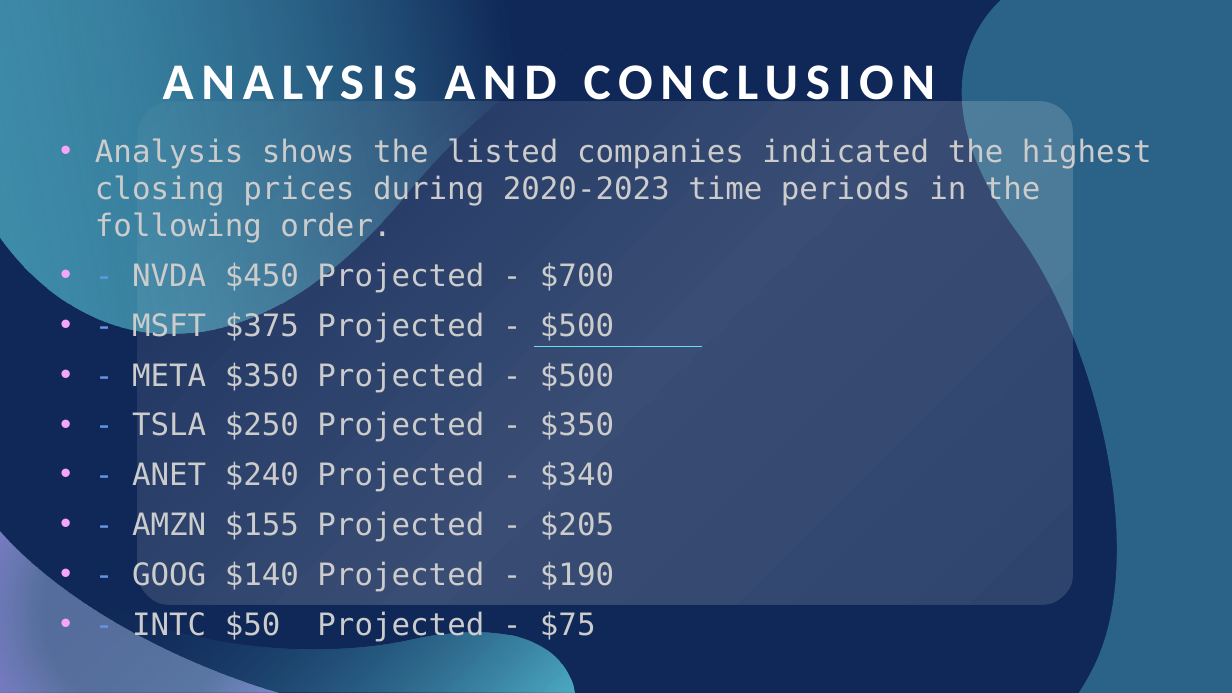
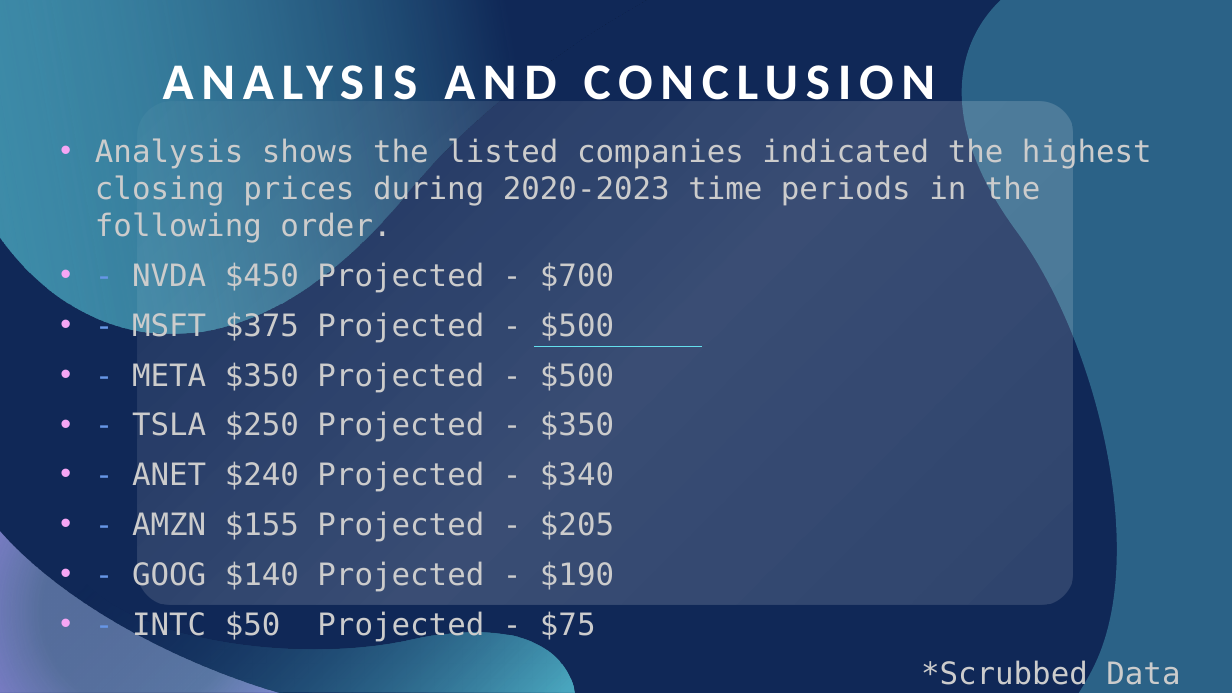
Before and after one commit to skiluvia/project1-varos-kiluvia-conley-melton, a slide deck: slide 10 of Project_1_Presentation.pptx. Drawn at 1232x693 pixels with LibreOffice and Linux fonts; fonts in the diff are those of the drawing. Boxes give left, top, right and bottom in pixels: in the first picture for what was removed or moved away, otherwise in the second. Text is boxed around its words. In the diff, an @@ line names an element or a change of style, - is before the commit and + after.

```diff
--- a/Project_1_Presentation.pptx
+++ b/Project_1_Presentation.pptx
@@ subtitle at <box>921,660,1180,691</box>: paragraph added @@
+*Scrubbed Data
```
Also in this commit, not shown: 4 other slides changed, 9 slides added.
